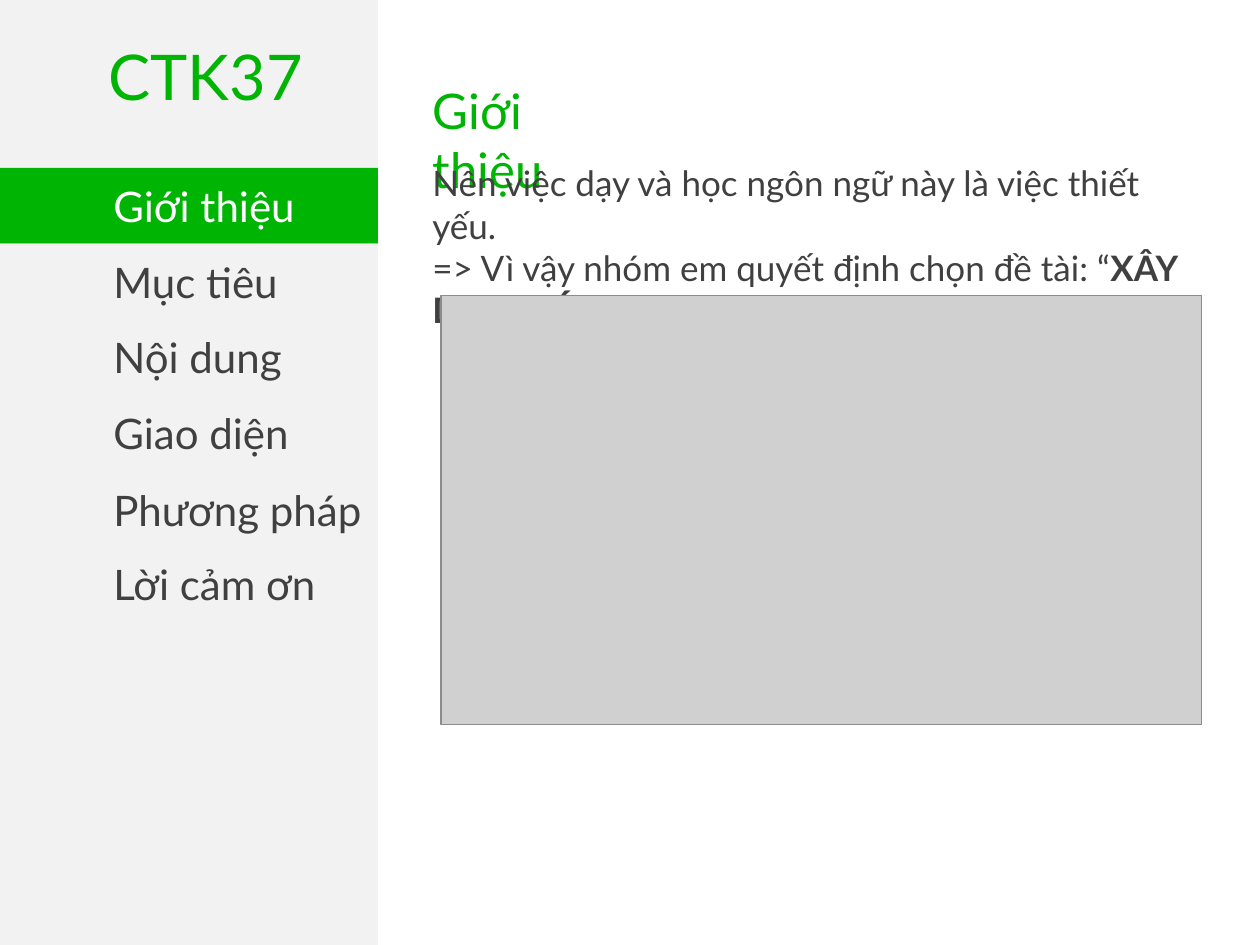
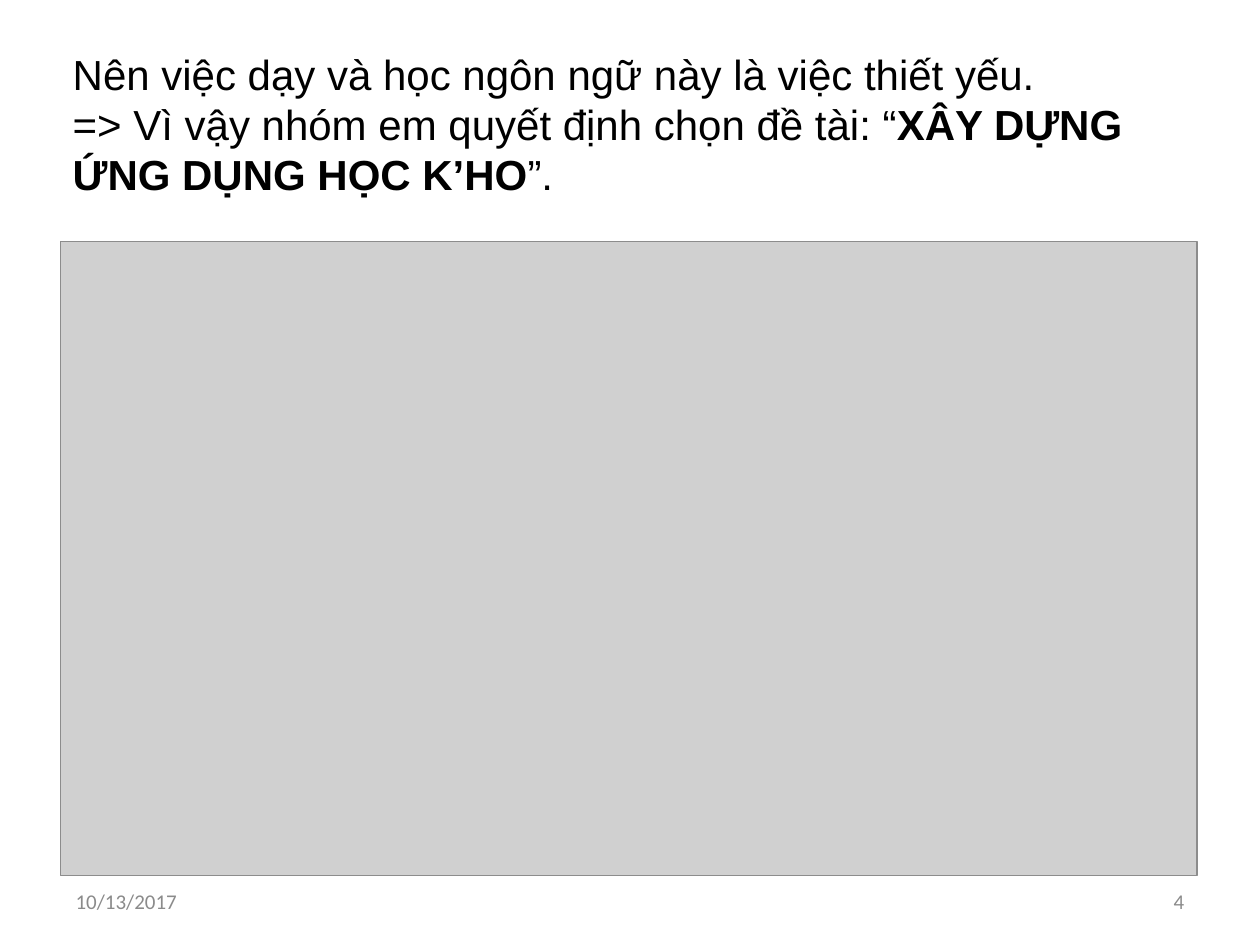
Before and after one commit to khanhvinhit/Do-An, a slide deck: slide 4 of THESIS/DACN_UD_Hoc_KHo_CTK37_ThuyetTrinh_06102017.pptx (slide 3 before the commit). Drawn at 1260x945 pixels with LibreOffice and Linux fonts; fonts in the diff are those of the drawing; grey boxes stand for pictures. Boxes give left, top, right and bottom in pixels: in the first picture for what was removed or moved away, otherwise in the second. Text is boxed around its words. In the diff, an @@ line names an element or a change of style, - is before the commit and + after.

```diff
--- a/THESIS/DACN_UD_Hoc_KHo_CTK37_ThuyetTrinh_06102017.pptx
+++ b/THESIS/DACN_UD_Hoc_KHo_CTK37_ThuyetTrinh_06102017.pptx
@@ rectangle removed at box(0, 0, 378, 945) @@
@@ text "Nên việc dạy và học ...": place and size @@
-text "Nên việc dạy và học ..." at box(432, 166, 1178, 296)
+text "Nên việc dạy và học ..." at box(73, 57, 1122, 198)
@@ text "Nên việc dạy và học ..." at box(73, 57, 1122, 198): size 20 to 24 pt, font Lato to Arial, text colour #404040 to #000000 @@
@@ text removed at box(109, 54, 303, 101) @@
-CTK37
@@ text removed at box(433, 93, 543, 197) @@
-Giới thiệu
@@ rectangle removed at box(0, 168, 378, 243) @@
-Giới thiệu
@@ rectangle removed at box(0, 243, 378, 319) @@
-Mục tiêu
@@ picture: place and size @@
-picture at box(441, 296, 1202, 724)
+picture at box(60, 242, 1197, 876)
@@ text removed at box(113, 342, 281, 381) @@
-Nội dung
@@ text removed at box(113, 418, 288, 457) @@
-Giao diện
@@ text removed at box(113, 495, 361, 534) @@
-Phương pháp
@@ text removed at box(113, 569, 315, 601) @@
-Lời cảm ơn
@@ text added at box(76, 894, 177, 910), 12 pt, text #8C8C8C @@
+10/13/2017
@@ page number added at box(1174, 895, 1185, 909), 12 pt, text #8C8C8C @@
+4
```
Also in this commit, not shown: 13 other slides changed, 12 slides added, 16 slides removed, 4 other files.
